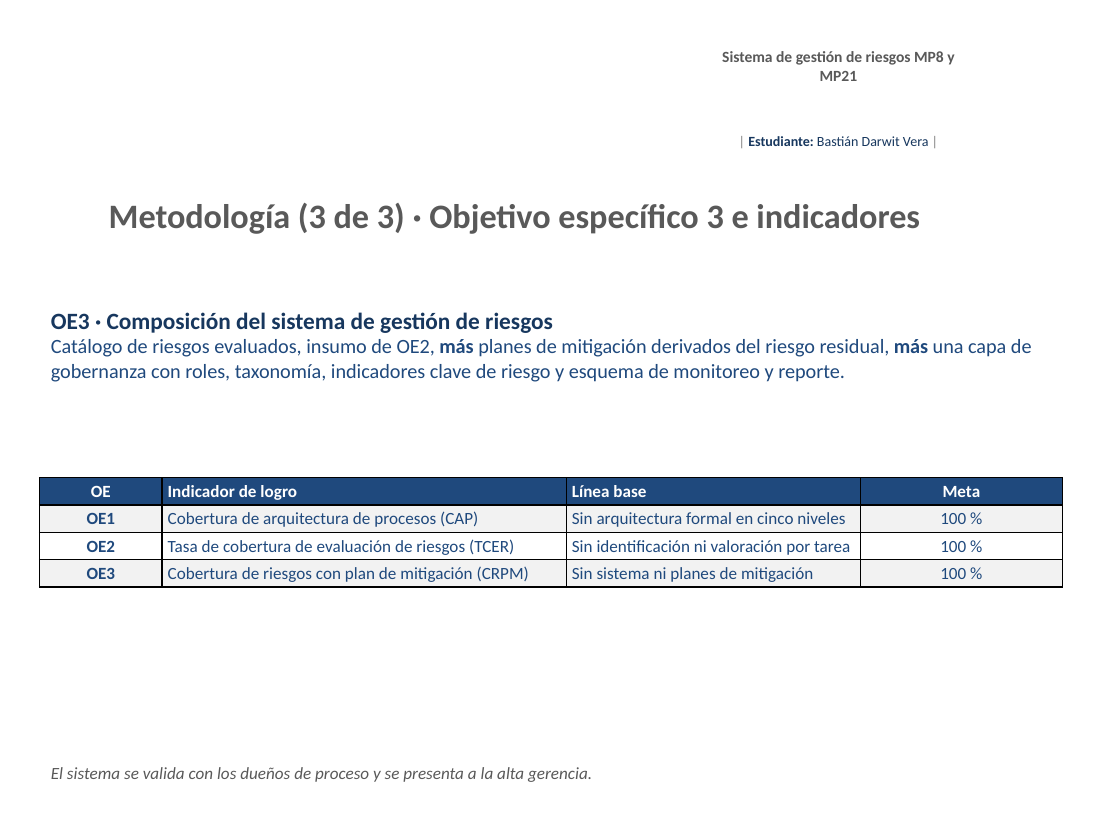
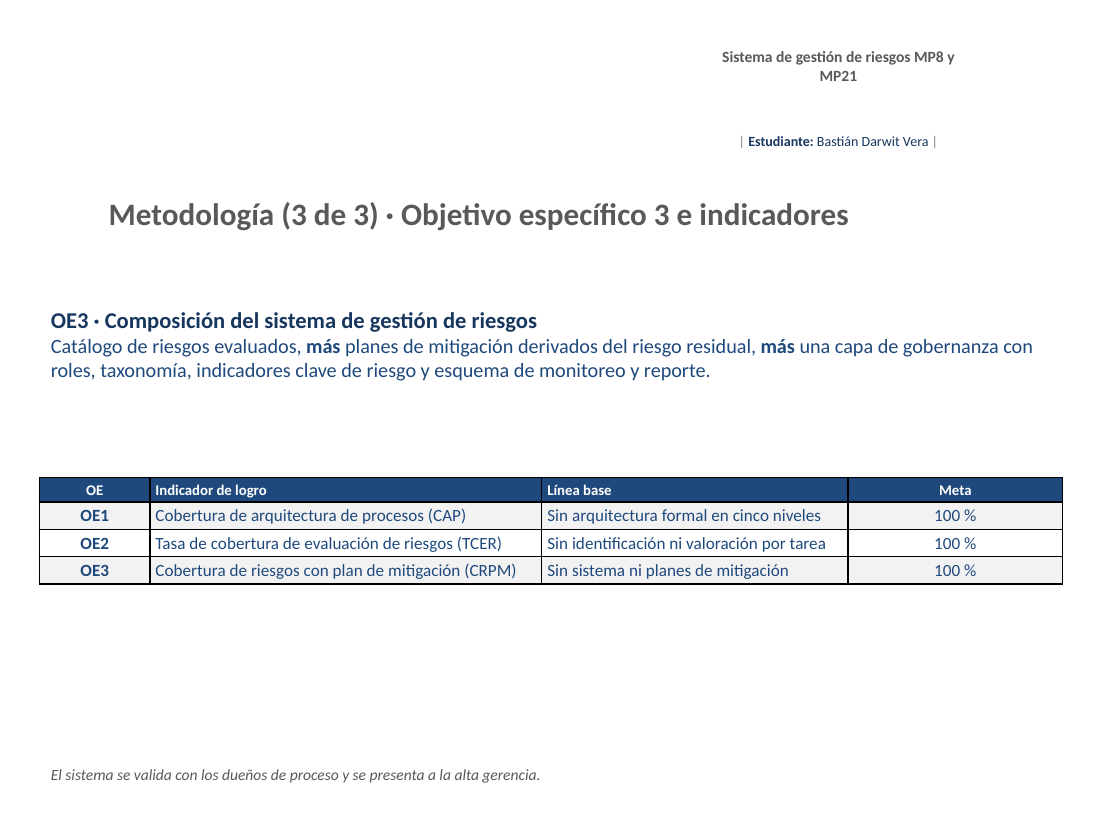
Before and after one commit to BastianDarwit/AFE, a slide deck: slide 6 of Avance_1_TFG_Bastian_Darwit_v1.pptx. Drawn at 1120x840 pixels with LibreOffice and Linux fonts; fonts in the diff are those of the drawing; background and template pictures are left out. Boxes give left, top, right and bottom in pixels: in the first picture for what was removed or moved away, otherwise in the second. Text is boxed around its words. In the diff, an @@ line names an element or a change of style, - is before the commit and + after.

```diff
--- a/Avance_1_TFG_Bastian_Darwit_v1.pptx
+++ b/Avance_1_TFG_Bastian_Darwit_v1.pptx
@@ text "Metodología (3 de 3) · ..." at (109,202,848,231): size 22 to 20 pt @@
@@ text at (51,312,538,332): size 15 to 14.5 pt in "OE3 · Composición del sistema de gestión ..." @@
@@ text at (51,339,1033,381): text changed @@
-Catálogo de riesgos evaluados, insumo de OE2, más planes de mitigación derivados del riesgo residual, más una capa de gobernanza con roles, taxonomía, indicadores clave de riesgo y esquema de monitoreo y reporte.
+Catálogo de riesgos evaluados, más planes de mitigación derivados del riesgo residual, más una capa de gobernanza con roles, taxonomía, indicadores clave de riesgo y esquema de monitoreo y reporte.
@@ table at (39,478,1062,736) @@
@@ size 11 to 9.5 pt in "OE", "Indicador de logro", "Línea base", "Meta" @@
@@ text "El sistema se valida con ..." at (51,769,540,783): size 11 to 10 pt @@
```
Also in this commit, not shown: 7 other slides changed, 6 slides added.
